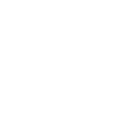
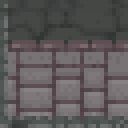
Revision of a layered 128 x 128 image; what changed, layer by layer:
added layer "Wall connector down" above "Layer 45" over [0, 120, 128, 128]
added layer "Layer 45" above "Wall connector top" over [0, 0, 128, 128]
